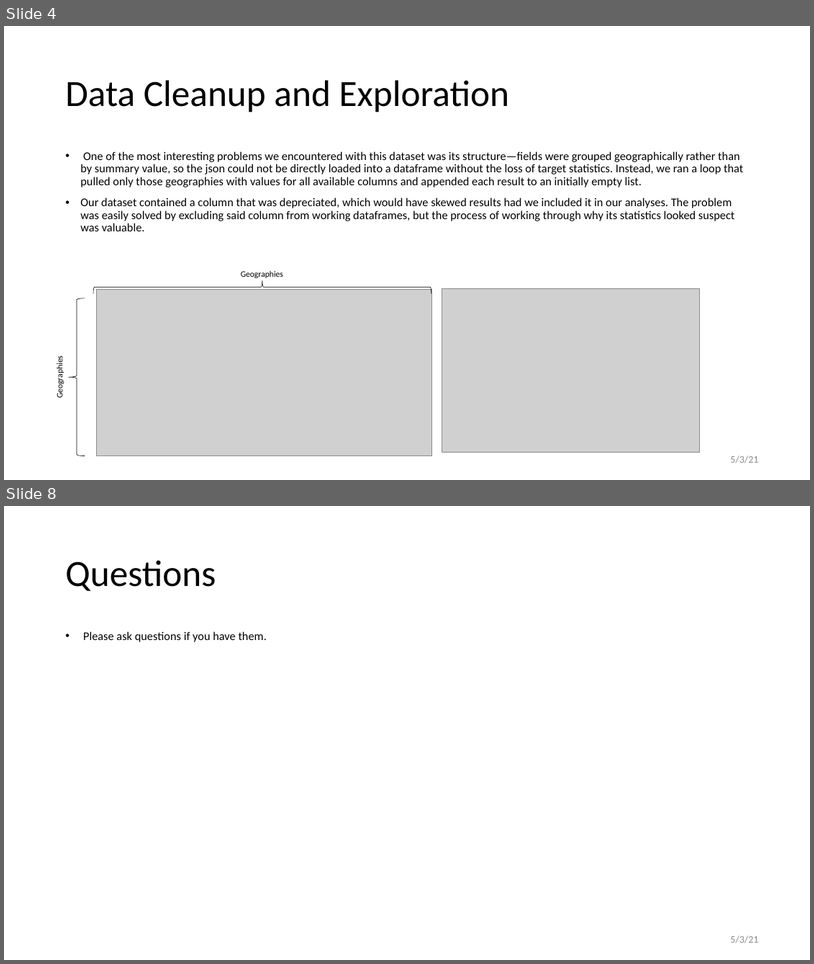
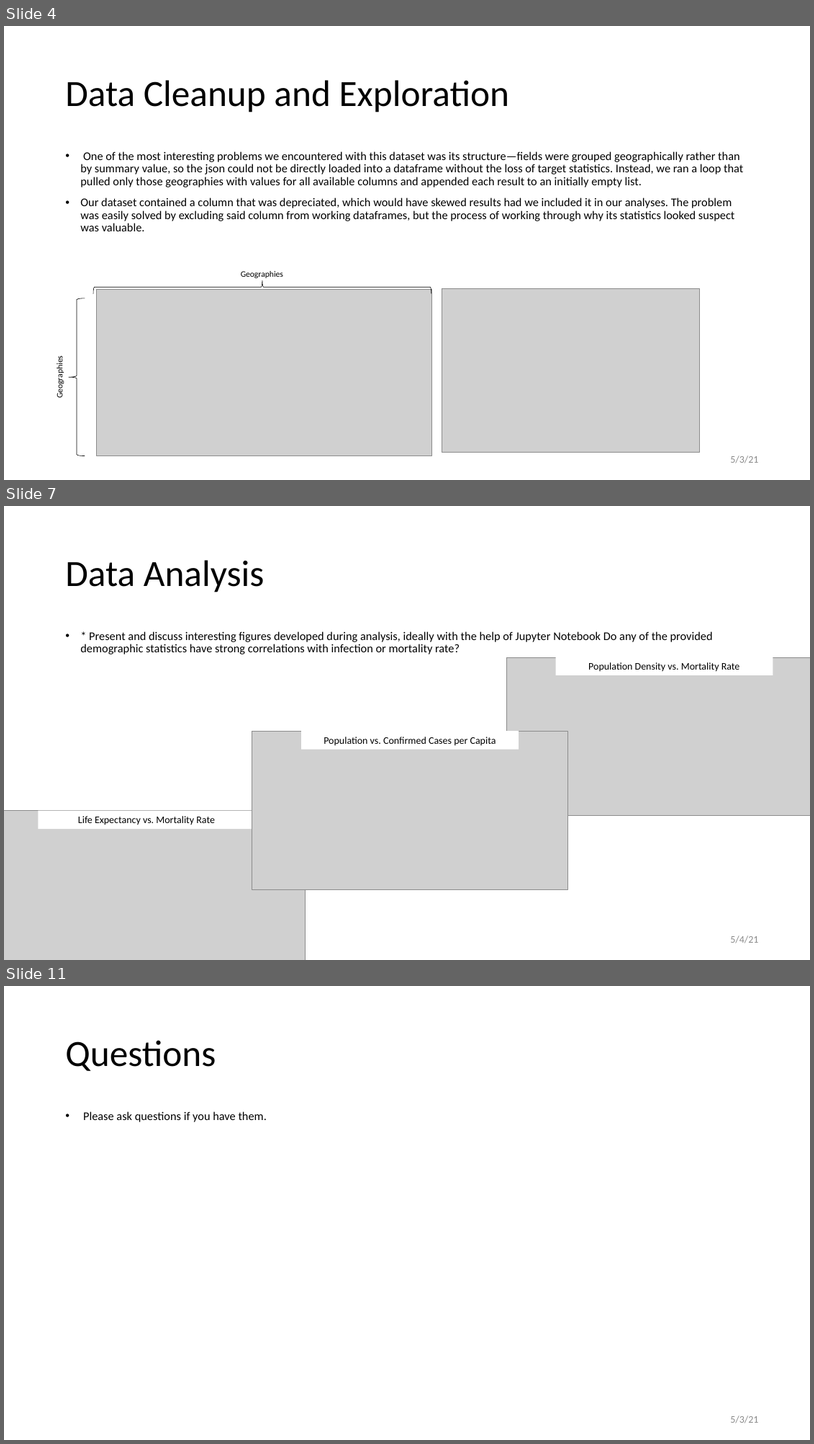
Before and after one commit to grantbot/Project-1, a slide deck: Presentation.pptx. Shown one above the other, each under a label of ours: slides 4 and 8 before the commit, slides 4, 7 and 11 after it; the slides between them are not shown. The pictures are 814x964 and 814x1444 pixels, drawn with LibreOffice and Linux fonts; fonts in the diff are those of the drawing; grey boxes stand for pictures; background and template pictures are left out. Boxes give left, top, right and bottom in pixels: in the first picture for what was removed or moved away, otherwise in the second. Text is boxed around its words. In the diff, an @@ line names an element or a change of style, - is before the commit and + after.

```diff
--- a/Presentation.pptx
+++ b/Presentation.pptx
@@ slide 7 added at [4,506,810,960], background #FFFFFF @@
@@ title added at [65,560,265,592], 44 pt, text #000000 @@
+Data Analysis
@@ text added at [80,631,713,654], 14 pt, text #000000 @@
+• * Present and discuss interesting figures developed during analysis, ideally with the help of Jupyter Notebook Do any of the provided demographic statistics have strong correlations with infection or mortality rate?
@@ rectangle added at [556,656,774,674], fill #FFFFFF, 12 pt, text #000000 @@
+Population Density vs. Mortality Rate
@@ picture added at [507,658,810,816] @@
@@ picture added at [252,731,568,889] @@
@@ rectangle added at [301,731,519,749], fill #FFFFFF, 12 pt, text #000000 @@
+Population vs. Confirmed Cases per Capita
@@ picture added at [4,811,305,960] @@
@@ rectangle added at [38,811,255,829], fill #FFFFFF, 12 pt, text #000000 @@
+Life Expectancy vs. Mortality Rate
@@ text added at [730,935,759,943], 12 pt, text #8C8C8C @@
+5/4/21
@@ what was slide 8 is now slide 11 @@
```
Also in this commit, not shown: 4 slides changed, 2 other slides added.
